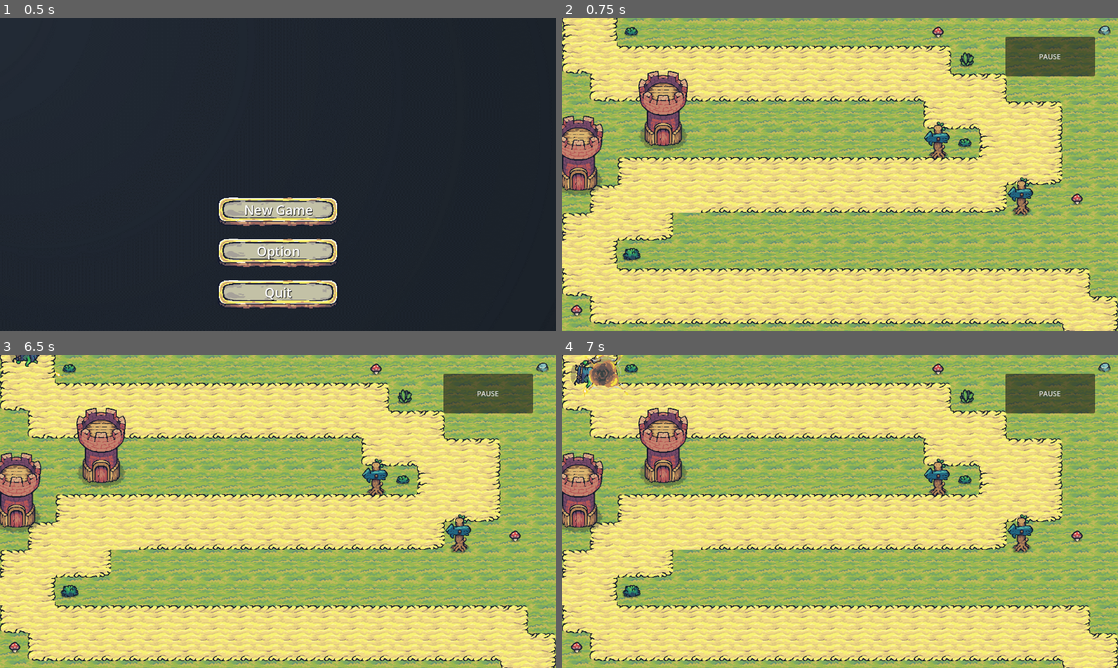
Above: before the commit, frames 1-4 (two rows, left to right).
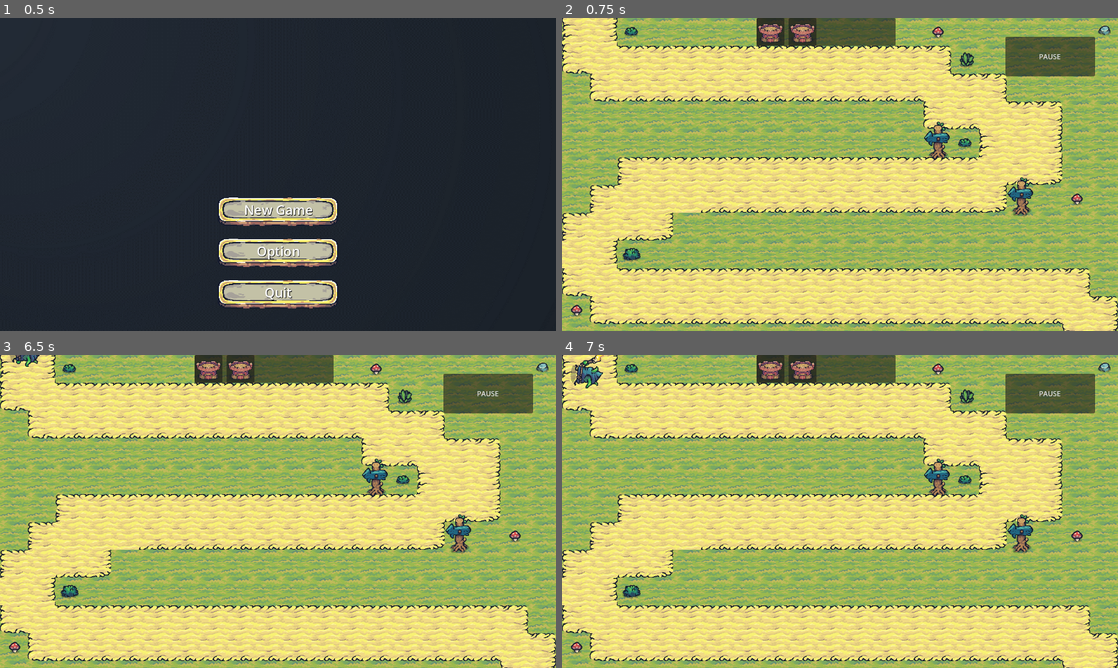
Above: after the commit, the same moments.

Repository: Akane13/FeyFortress
Game: Godot game, scene res://Scene/UIScenes/mainmenu.tscn
The game is run twice, just before and just after one commit, with the same random seed, the same clock (stepped at 60 frames per second) and the same inputs.
Inputs (mouse positions are in pixels of both pictures, inside the frame that each line leads up to):
- Up to frame 1 (0.5 s): no input
- Up to frame 2 (0.75 s): click "New Game" at 0.5 s
- Up to frame 3 (6.5 s): click "PAUSE" at 1.25 s; click "Continue" at 2 s; tap Enter at 2.75, 4.25, 5.75 s; move the mouse to (400, 495) at 2.77 s; click (400, 495) at 2.92 s; tap Space at 3.5, 5 s; drag from (166, 527) to (100, 455) at 3.52 s; move the mouse to (333, 442) at 4.27 s; click (333, 442) at 4.42 s; drag from (250, 574) to (16, 498) at 5.02 s; move the mouse to (444, 558) at 5.77 s; click (444, 558) at 5.92 s
- Up to frame 4 (7 s): drag from (673, 464) to (756, 433) at 6.52 s

Frame 1 is identical in both runs. In frame 2, 5.6% of the frame differs, in the area x 0-60%, y 0-57%; in frame 3, 5.6%; in frame 4, 6.1%.

Commit message:
tower panel
the tower can be put in map1 using the panel.

Diff:
--- a/Scene/Maps/Map1.gd
+++ b/Scene/Maps/Map1.gd
@@ -6,8 +6,10 @@
 	get_tree().paused=true
 	$pause_menu.show()
 	$Pause.hide()
+	$UI.hide()
 
 func unpause():
 	$pause_menu.hide()
 	get_tree().paused=false
 	$Pause.show()
+	$UI.show()
--- a/Scene/Maps/Map1.tscn
+++ b/Scene/Maps/Map1.tscn
@@ -10,7 +10,7 @@
 [ext_resource type="Texture2D" uid="uid://8mp4avv72h45" path="res://Assets/Enviroment/Props/11.png" id="7_f4iif"]
 [ext_resource type="Texture2D" uid="uid://dkpgytgbi04he" path="res://Assets/Enviroment/Props/17.png" id="8_q7um8"]
 [ext_resource type="Script" path="res://Scene/Maps/PathSpawner.gd" id="9_njij6"]
-[ext_resource type="PackedScene" uid="uid://bpt2wxuq0v0bk" path="res://Scene/SupportScenes/tower1.tscn" id="10_sn83x"]
+[ext_resource type="PackedScene" uid="uid://chsbc0b16ys4d" path="res://Scene/SupportScenes/UI.tscn" id="11_j8280"]
 
 [sub_resource type="TileSetAtlasSource" id="TileSetAtlasSource_wx3g3"]
 texture = ExtResource("1_mcpdy")
@@ -337,12 +337,6 @@
 
 [node name="Towers" type="Node2D" parent="."]
 
-[node name="tower1" parent="Towers" instance=ExtResource("10_sn83x")]
-position = Vector2(233, 198)
-
-[node name="tower2" parent="Towers" instance=ExtResource("10_sn83x")]
-position = Vector2(38, 301)
-
 [node name="Pause" type="Button" parent="."]
 offset_left = 1021.0
 offset_top = 43.0
@@ -369,6 +363,8 @@
 offset_bottom = 409.0
 text = "Continue"
 
+[node name="UI" parent="." instance=ExtResource("11_j8280")]
+
 [connection signal="timeout" from="PathSpawner/Timer" to="PathSpawner" method="_on_timer_timeout"]
 [connection signal="pressed" from="Pause" to="." method="pause"]
 [connection signal="pressed" from="pause_menu/continue" to="." method="unpause"]
--- /dev/null
+++ b/Scene/SupportScenes/UI.tscn
@@ -0,0 +1,23 @@
+[gd_scene load_steps=2 format=3 uid="uid://chsbc0b16ys4d"]
+
+[ext_resource type="PackedScene" uid="uid://65coan24dipy" path="res://Scene/SupportScenes/tower_panel.tscn" id="1_hdhx6"]
+
+[node name="UI" type="CanvasLayer"]
+
+[node name="Panel" type="Panel" parent="."]
+offset_left = 448.0
+offset_right = 768.0
+offset_bottom = 64.0
+
+[node name="FlowContainer" type="FlowContainer" parent="Panel"]
+layout_mode = 0
+offset_right = 320.0
+offset_bottom = 64.0
+theme_override_constants/h_separation = 10
+theme_override_constants/v_separation = 10
+
+[node name="tower_panel" parent="Panel/FlowContainer" instance=ExtResource("1_hdhx6")]
+layout_mode = 2
+
+[node name="tower_panel2" parent="Panel/FlowContainer" instance=ExtResource("1_hdhx6")]
+layout_mode = 2
--- a/Scene/SupportScenes/tower1.tscn
+++ b/Scene/SupportScenes/tower1.tscn
@@ -10,11 +10,17 @@
 [sub_resource type="CircleShape2D" id="CircleShape2D_kadsn"]
 radius = 280.401
 
+[sub_resource type="StyleBoxFlat" id="StyleBoxFlat_4umu1"]
+bg_color = Color(1, 0, 0, 1)
+corner_radius_top_left = 280
+corner_radius_top_right = 280
+corner_radius_bottom_right = 280
+corner_radius_bottom_left = 280
+
 [node name="tower1" type="StaticBody2D"]
 script = ExtResource("1_ldg40")
 
 [node name="CollisionShape2D" type="CollisionShape2D" parent="."]
-position = Vector2(0, 60)
 rotation = 1.5708
 shape = SubResource("CapsuleShape2D_b41m3")
 one_way_collision_margin = 0.0
@@ -24,15 +30,23 @@
 
 [node name="Sprite2D" type="Sprite2D" parent="."]
 texture_filter = 1
+position = Vector2(0, -60)
 texture = ExtResource("1_l20i3")
 
 [node name="Tower" type="Area2D" parent="."]
 
 [node name="CollisionShape2D2" type="CollisionShape2D" parent="Tower"]
-position = Vector2(0, 30)
 shape = SubResource("CircleShape2D_kadsn")
 
 [node name="BulletContainer" type="Node" parent="."]
 
+[node name="area" type="Panel" parent="."]
+modulate = Color(0, 0, 1, 0.470588)
+offset_left = -280.0
+offset_top = -280.0
+offset_right = 280.0
+offset_bottom = 280.0
+theme_override_styles/panel = SubResource("StyleBoxFlat_4umu1")
+
 [connection signal="body_entered" from="Tower" to="." method="_on_tower_body_entered"]
 [connection signal="body_exited" from="Tower" to="." method="_on_tower_body_exited"]
--- /dev/null
+++ b/Scene/SupportScenes/tower_panel.gd
@@ -0,0 +1,35 @@
+extends Panel
+
+@onready var tower=preload("res://Scene/SupportScenes/tower1.tscn")
+var  currTile
+
+func _on_gui_input(event):
+	var tempTower = tower.instantiate()
+
+	if event is InputEventMouseButton and event.button_mask == 1:
+		add_child(tempTower)
+		tempTower.global_position = event.global_position
+		tempTower.process_mode=Node.PROCESS_MODE_DISABLED
+
+		tempTower.scale=Vector2(0.9,0.9)
+	elif event is InputEventMouseMotion and event.button_mask ==1:
+		#Left click down and drag
+		if get_child_count()>1:
+			get_child(1).global_position=event.global_position
+
+	elif event is InputEventMouseButton and event.button_mask == 0:
+		var drop_pos = get_child(1).global_position # were we want the tower
+
+		if event.global_position.y <=64:
+			get_child(1).queue_free()
+		else:
+			if get_child_count() >1:
+				get_child(1).queue_free()
+			var path = get_tree().get_root().get_node("Map1/Towers")
+			path.add_child(tempTower)
+			# temp_tower.global_position = event.global_position
+			tempTower.global_position = drop_pos
+			tempTower.get_node("area").hide()
+	else:
+		if get_child_count()>1:
+			get_child(1).queue_free()
--- /dev/null
+++ b/Scene/SupportScenes/tower_panel.tscn
@@ -0,0 +1,17 @@
+[gd_scene load_steps=3 format=3 uid="uid://65coan24dipy"]
+
+[ext_resource type="Script" path="res://Scene/SupportScenes/tower_panel.gd" id="1_40y6m"]
+[ext_resource type="Texture2D" uid="uid://d4ev2rqm2785b" path="res://Assets/Towers/Tower_Red.png" id="2_e6kjr"]
+
+[node name="tower_panel" type="Panel"]
+custom_minimum_size = Vector2(64, 64)
+offset_right = 64.0
+offset_bottom = 64.0
+script = ExtResource("1_40y6m")
+
+[node name="Sprite2D" type="Sprite2D" parent="."]
+position = Vector2(32, 32)
+scale = Vector2(0.5, 0.25)
+texture = ExtResource("2_e6kjr")
+
+[connection signal="gui_input" from="." to="." method="_on_gui_input"]
Not shown: 1 places in Scene/SupportScenes/tower1.tscn that only renumber resources
